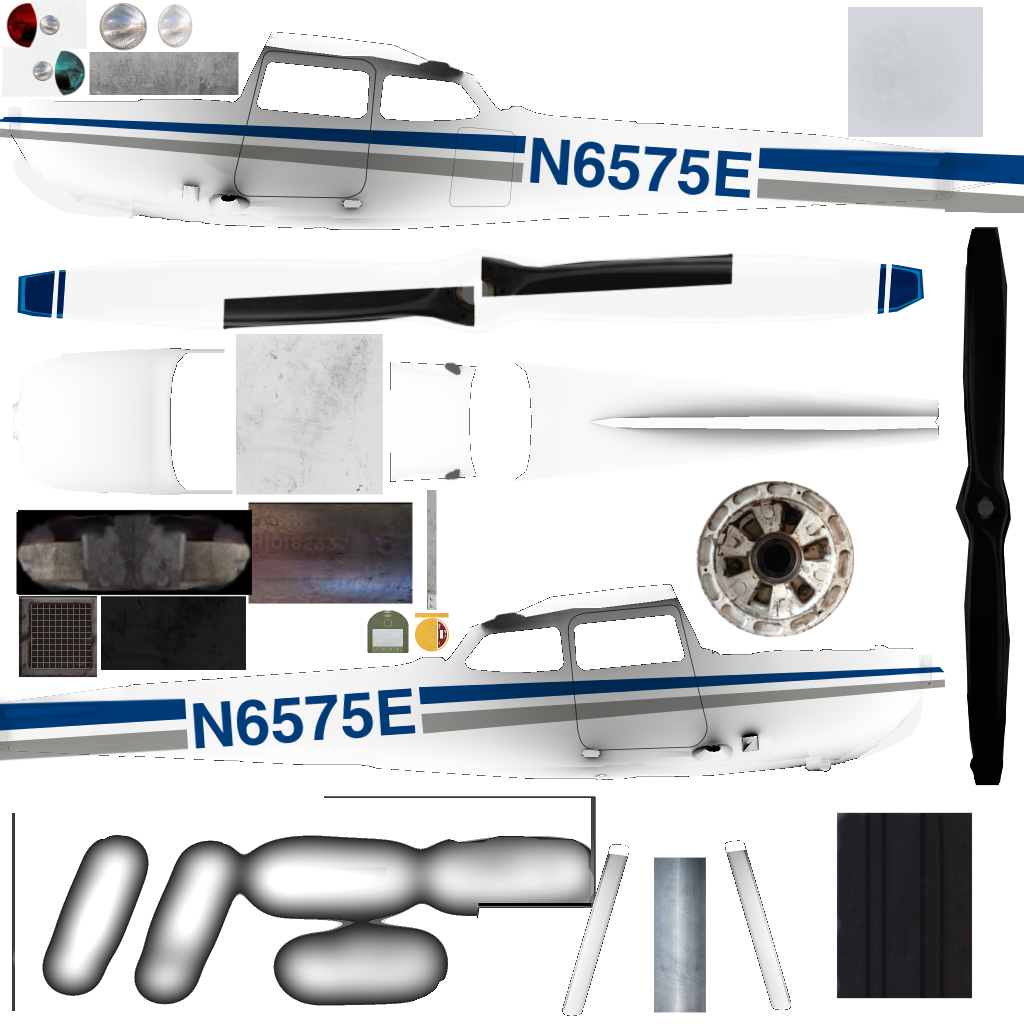
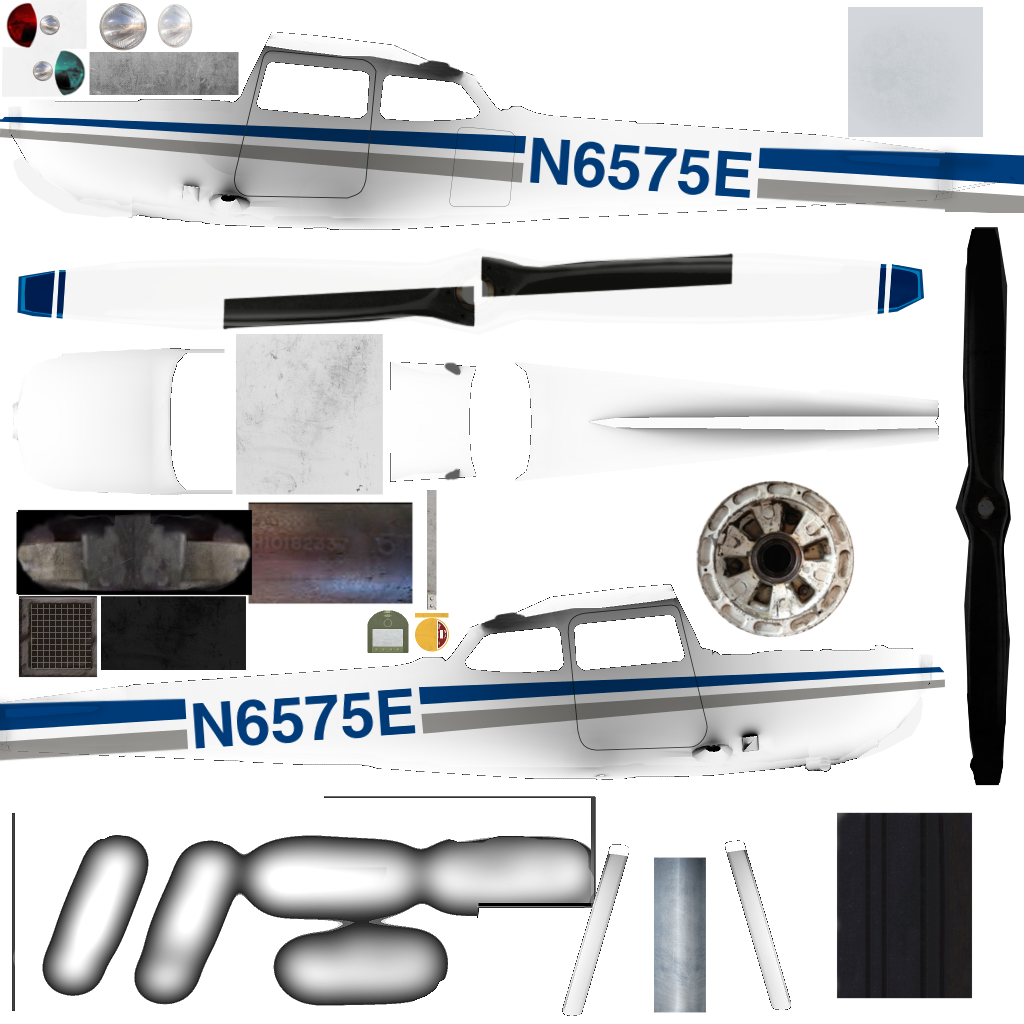
Before/after of a 1024px x 1024px layered artwork. What changed in the layer stack:
painted on "Clipboard" over (328, 188, 618, 768)
